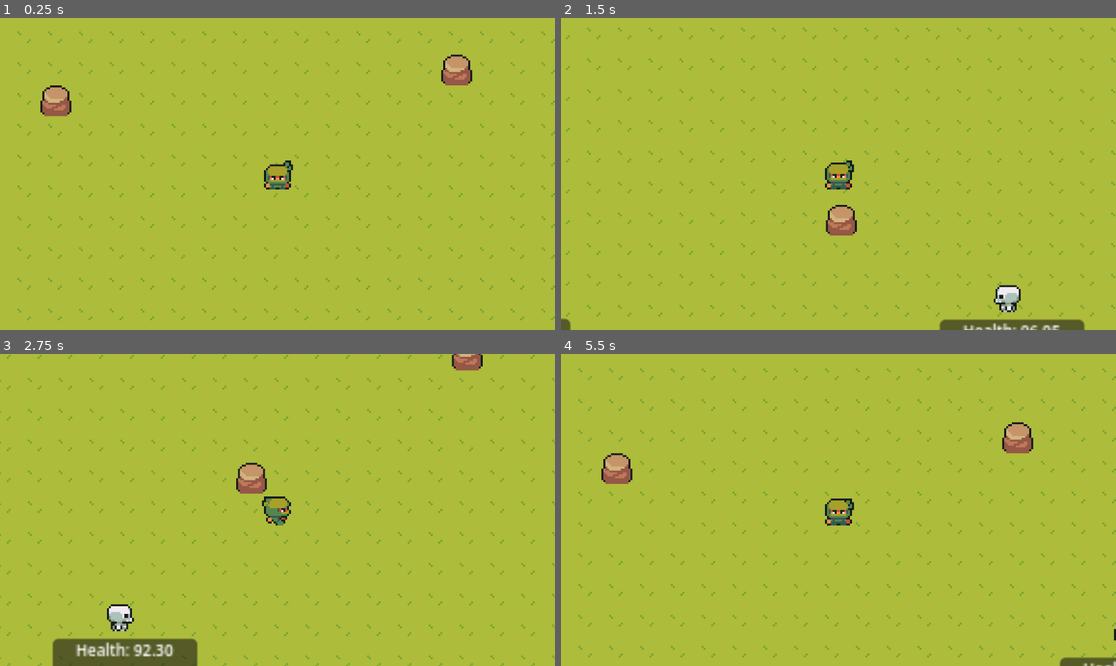
Above: before the commit, frames 1-4 (two rows, left to right).
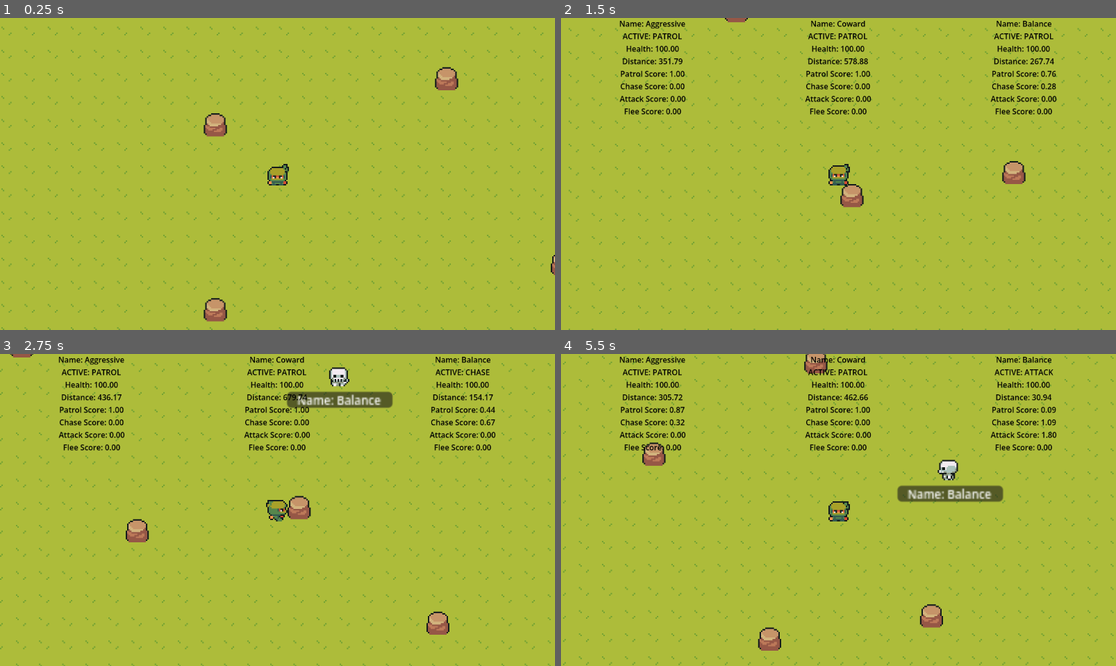
Above: after the commit, the same moments.

Repository: pinkCastle2204/sentient-shadow
Game: Godot game, scene res://scenes/main.tscn
The game is run twice, just before and just after one commit, with the same random seed, the same clock (stepped at 60 frames per second) and the same inputs.
Inputs:
- Up to frame 1 (0.25 s): no input
- Up to frame 2 (1.5 s): tap Enter at 0.5 s; hold Right (walk_right) 0.53-1.28 s; hold Down (walk_down) from 1.28 s (still down)
- Up to frame 3 (2.75 s): release Down (walk_down) at 2.03 s; hold Right (walk_right) from 2.03 s (still down)
- Up to frame 4 (5.5 s): release Right (walk_right) at 2.78 s; hold Up (walk_up) 2.78-3.53 s; hold Left (walk_left) 3.53-5.03 s; hold Down (walk_down) from 5.03 s (still down)

The runs differ from the first frame. In frame 1, 5.1% of the frame differs, in the area x 0-100%, y 2-100%; in frame 2, 8.5%; in frame 3, 11%, in the area x 0-100%, y 0-100%; in frame 4, 9.5%.

Commit message:
Updated UI for enemy stats

Diff:
--- /dev/null
+++ b/utility-ai-demo/scenes/EnemyStats.tscn
@@ -0,0 +1,27 @@
+[gd_scene format=3 uid="uid://c5qsu4bg7id2p"]
+
+[node name="CanvasLayer" type="CanvasLayer" unique_id=311413578]
+
+[node name="HBoxContainer" type="HBoxContainer" parent="." unique_id=1719677087]
+anchors_preset = 10
+anchor_right = 1.0
+offset_bottom = 150.0
+grow_horizontal = 2
+
+[node name="Label1" type="Label" parent="HBoxContainer" unique_id=1950468499]
+layout_mode = 2
+size_flags_horizontal = 3
+theme_override_colors/font_color = Color(0, 0, 0, 1)
+horizontal_alignment = 1
+
+[node name="Label2" type="Label" parent="HBoxContainer" unique_id=583328384]
+layout_mode = 2
+size_flags_horizontal = 3
+theme_override_colors/font_color = Color(0, 0, 0, 1)
+horizontal_alignment = 1
+
+[node name="Label3" type="Label" parent="HBoxContainer" unique_id=980772400]
+layout_mode = 2
+size_flags_horizontal = 3
+theme_override_colors/font_color = Color(0, 0, 0, 1)
+horizontal_alignment = 1
--- a/utility-ai-demo/scenes/enemy.tscn
+++ b/utility-ai-demo/scenes/enemy.tscn
@@ -162,14 +162,14 @@
 [node name="Panel" type="Panel" parent="." unique_id=1604933053]
 offset_left = 25.0
 offset_top = 67.0
-offset_right = 100.0
-offset_bottom = 189.0
+offset_right = 98.0
+offset_bottom = 78.0
 
 [node name="Label" type="Label" parent="Panel" unique_id=1449617777]
 texture_filter = 2
 layout_mode = 0
-offset_right = 75.0
-offset_bottom = 120.0
+offset_right = 73.0
+offset_bottom = 12.0
 theme_override_fonts/font = SubResource("SystemFont_md0e3")
 theme_override_font_sizes/font_size = 8
 horizontal_alignment = 1
--- a/utility-ai-demo/scenes/main.tscn
+++ b/utility-ai-demo/scenes/main.tscn
@@ -5,6 +5,7 @@
 [ext_resource type="Texture2D" uid="uid://cgfomecsmqaep" path="res://assets/TilesetNature.png" id="3_o6xl0"]
 [ext_resource type="PackedScene" uid="uid://dkdan1p00jaem" path="res://scenes/player.tscn" id="3_sugp2"]
 [ext_resource type="Script" uid="uid://dxaov1o43orxb" path="res://scripts/player.gd" id="4_jyhfs"]
+[ext_resource type="PackedScene" uid="uid://c5qsu4bg7id2p" path="res://scenes/EnemyStats.tscn" id="4_tipki"]
 [ext_resource type="PackedScene" uid="uid://ctvvivu7fuumq" path="res://scenes/enemy.tscn" id="5_tefeu"]
 [ext_resource type="Script" uid="uid://c1o7pqe32m61o" path="res://scripts/enemy.gd" id="6_o6xl0"]
 
@@ -943,11 +944,21 @@
 tile_map_data = PackedByteArray("AAAMAAgAAAAPAAkAAAAZAAcAAAAPAAkAAAApAA0AAAAPAAkAAAAVABIAAAAPAAkAAAAHABQAAAAPAAkAAAA1AB …(240 unchanged characters)…
 tile_set = SubResource("TileSet_85g3d")
 
+[node name="EnemyStats" parent="." unique_id=311413578 instance=ExtResource("4_tipki")]
+
 [node name="player" parent="." unique_id=1447468321 instance=ExtResource("3_sugp2")]
-position = Vector2(315, 174)
+position = Vector2(532, 279)
 script = ExtResource("4_jyhfs")
 
+[node name="AnimatedSprite2D" parent="player" index="0" unique_id=232447766]
+position = Vector2(15, 3)
+
+[node name="CollisionShape2D" parent="player" index="1" unique_id=1519901378]
+position = Vector2(15, 3)
+
 [node name="Camera2D" parent="player" index="2" unique_id=97114888]
+position = Vector2(15, 3)
+zoom = Vector2(3, 3)
 limit_left = 0
 limit_top = 0
 limit_right = 1153
@@ -955,7 +966,7 @@
 editor_draw_limits = true
 
 [node name="enemy1" parent="." unique_id=688529733 instance=ExtResource("5_tefeu")]
-position = Vector2(594, 268)
+position = Vector2(267, 396)
 script = ExtResource("6_o6xl0")
 
 [node name="UtilityBrain" parent="enemy1" index="2" unique_id=2010330746]
@@ -964,22 +975,24 @@
 enemy_name = "Aggressive"
 
 [node name="enemy2" parent="." unique_id=722893995 instance=ExtResource("5_tefeu")]
-position = Vector2(197, 264)
+position = Vector2(75, 27)
 script = ExtResource("6_o6xl0")
 
 [node name="UtilityBrain" parent="enemy2" index="2" unique_id=2010330746]
 aggression = 0.5
 cowardice = 4.0
 enemy_name = "Coward"
+id = 2
 
 [node name="enemy3" parent="." unique_id=1740944799 instance=ExtResource("5_tefeu")]
-position = Vector2(933, 154)
+position = Vector2(901, 79)
 script = ExtResource("6_o6xl0")
 
 [node name="UtilityBrain" parent="enemy3" index="2" unique_id=2010330746]
 aggression = 1.2
 cowardice = 1.2
 enemy_name = "Balance"
+id = 3
 
 [editable path="player"]
 [editable path="enemy1"]
--- a/utility-ai-demo/scripts/enemy.gd
+++ b/utility-ai-demo/scripts/enemy.gd
@@ -7,7 +7,7 @@
 var health=100.0
 
 func _physics_process(delta):
-	if Time.get_ticks_msec() > 3000:
+	if Time.get_ticks_msec() > 10000:
 		if health>0:
 			health-=3*delta
 			health=clamp(health,0.0,maxhealth)
--- a/utility-ai-demo/scripts/utility_brain.gd
+++ b/utility-ai-demo/scripts/utility_brain.gd
@@ -14,11 +14,13 @@
 @export var aggression=1.0
 @export var cowardice=1.0
 @export var enemy_name="name"
+@export var id=1
 
 @onready var enemy=$".."
 @onready var player=$"../../player"
 
 @onready var label =$"../Panel/Label"
+@onready var stats=get_node_or_null("/root/main/EnemyStats")
 
 func _physics_process(delta):
 	timer+=delta
@@ -74,11 +76,21 @@
 			curr="flee"
 
 
-	label.text="Health: %.2f\n" %enemy.health
-	label.text+="Distance: %.2f\n" %distance
-	label.text+="Name: " + enemy_name +"\n"
-	label.text+="Patrol Score: %.2f\n" %patrol_score
-	label.text+="Chase Score: %.2f\n" %chase_score
-	label.text+="Attack Score: %.2f\n" %attack_score
-	label.text+="Flee Score: %.2f\n" %flee_score
-	label.text+="ACTIVE: " + curr.to_upper()
+	label.text="Name: "+ enemy_name
+	var info="Name: " + enemy_name +"\n"
+	info+="ACTIVE: " + curr.to_upper() +"\n"
+	info+="Health: %.2f\n" %enemy.health
+	info+="Distance: %.2f\n" %distance
+	info+="Patrol Score: %.2f\n" %patrol_score
+	info+="Chase Score: %.2f\n" %chase_score
+	info+="Attack Score: %.2f\n" %attack_score
+	info+="Flee Score: %.2f\n" %flee_score
+
+	update_stats(info)
+
+
+func update_stats(text):
+	if stats:
+		var target_label=stats.get_node_or_null("HBoxContainer/Label" + str(id))
+		if target_label:
+			target_label.text=text;
